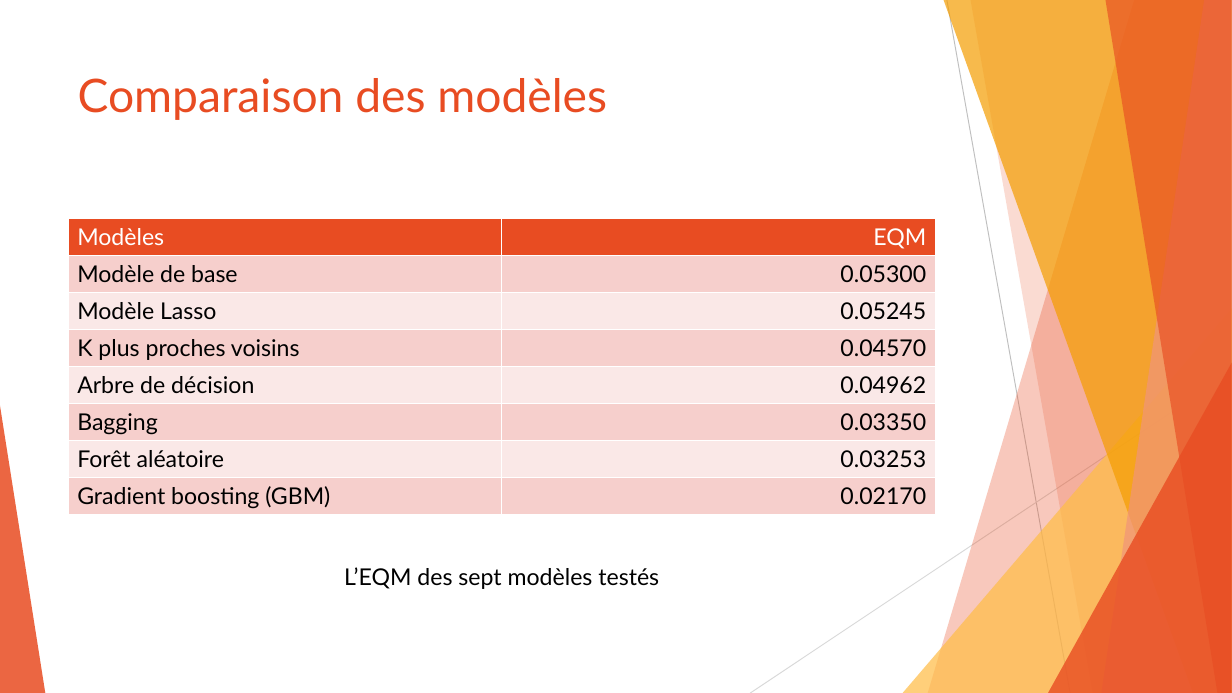
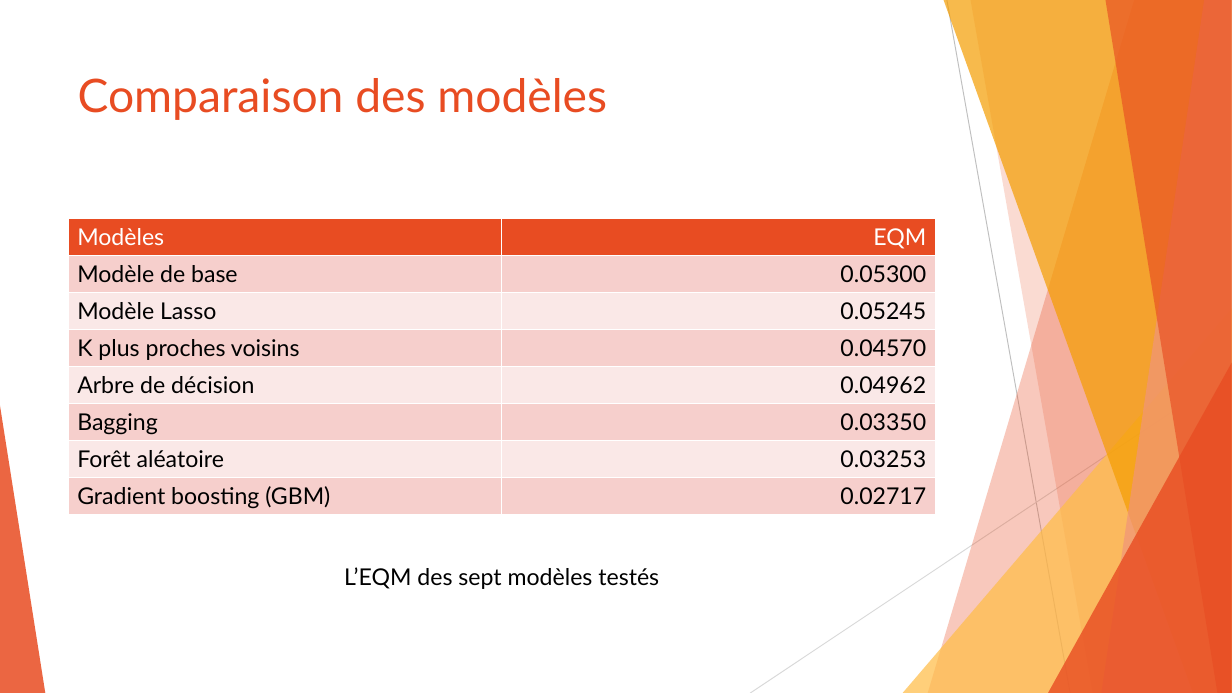
Before and after one commit to SamuelProvencher/TP-Apprentissage, a slide deck: slide 20 of PP.pptx. Drawn at 1232x693 pixels with LibreOffice and Linux fonts; fonts in the diff are those of the drawing. Boxes give left, top, right and bottom in pixels: in the first picture for what was removed or moved away, otherwise in the second. Text is boxed around its words. In the diff, an @@ line names an element or a change of style, - is before the commit and + after.

```diff
--- a/PP.pptx
+++ b/PP.pptx
@@ table at [68,218,935,514] @@
-row 8, column 2: 0.02170
+row 8, column 2: 0.02717
```
Also in this commit, not shown: 1 other slide changed, 1 slide added.
